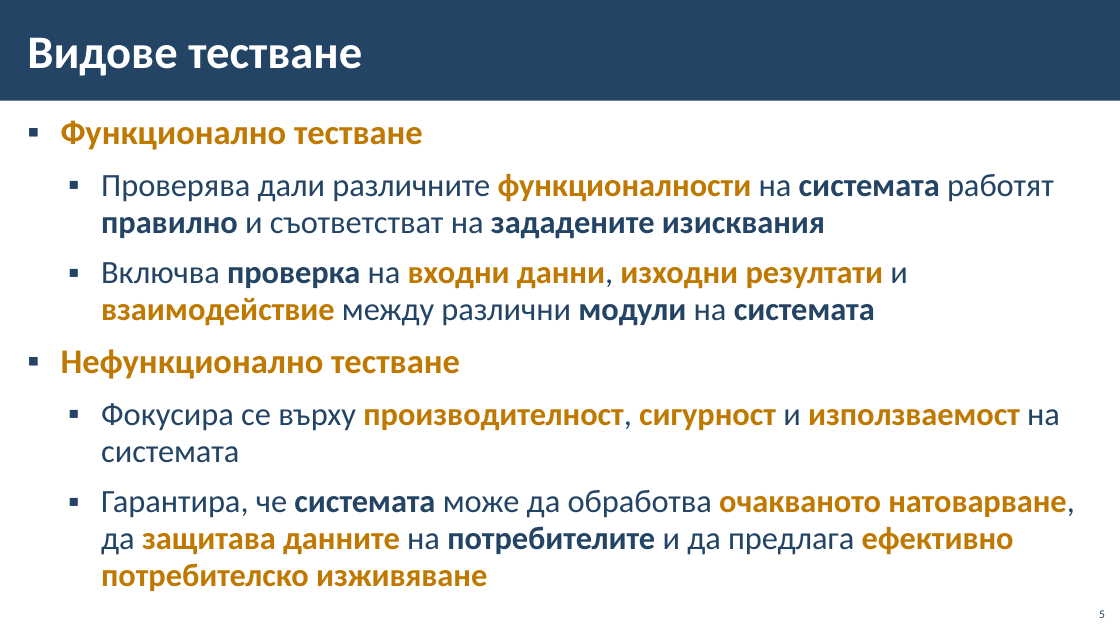
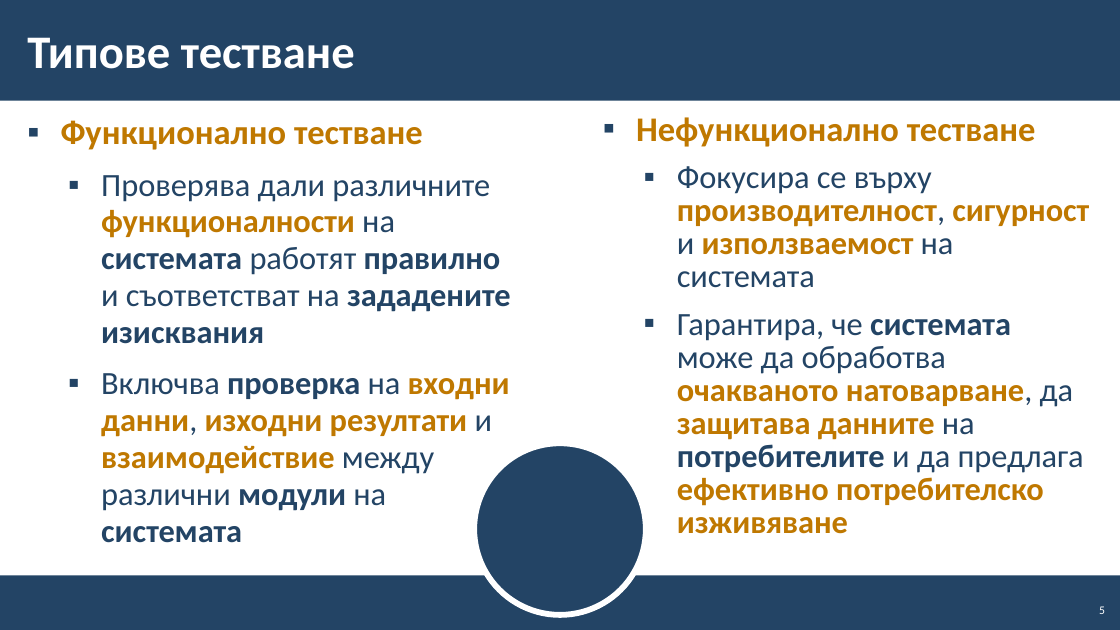
Before and after one commit to BG-IT-Edu/School-Programming, a slide deck: slide 5 of Courses/Software-Sciences/Module-4-Information-Systems-New/13-Information-System-Testing/13-Information-System-Testing.pptx. Drawn at 1120x630 pixels with LibreOffice and Linux fonts; fonts in the diff are those of the drawing; background and template pictures are left out. Boxes give left, top, right and bottom in pixels: in the first picture for what was removed or moved away, otherwise in the second. Text is boxed around its words. In the diff, an @@ line names an element or a change of style, - is before the commit and + after.

```diff
--- a/Courses/Software-Sciences/Module-4-Information-Systems-New/13-Information-System-Testing/13-Information-System-Testing.pptx
+++ b/Courses/Software-Sciences/Module-4-Information-Systems-New/13-Information-System-Testing/13-Information-System-Testing.pptx
@@ title at (x1=27, y1=37, x2=355, y2=69): text changed @@
-Видове тестване
+Типове тестване
@@ text added at (x1=636, y1=117, x2=1089, y2=534), 27.8 pt, text #BF7800, bold @@
+▪ Нефункционално тестване
+  ▪ Фокусира се върху производителност, сигурност и използваемост на системата
+  ▪ Гарантира, че системата може да обработва очакваното натоварване, да защитава данните на потребителите и да предлага ефективно потребителско изживяване
@@ text at (x1=61, y1=349, x2=1074, y2=591): paragraphs removed @@
-▪ Нефункционално тестване
-  ▪ Фокусира се върху производителност, сигурност и използваемост на системата
-  ▪ Гарантира, че системата може да обработва очакваното натоварване, да защитава данните на потребителите и да предлага ефективно потребителско изживяване
@@ ellipse added at (x1=474, y1=444, x2=645, y2=615), fill #234465, outline #FFFFFF 5 pt @@
@@ rectangle added at (x1=0, y1=576, x2=1120, y2=630), fill #234465 @@
@@ page number at (x1=1099, y1=606, x2=1105, y2=614): text colour #234465 to #FFFFFF @@
```
Also in this commit, not shown: 10 other slides changed, 30 slides added, 3 slides removed.
